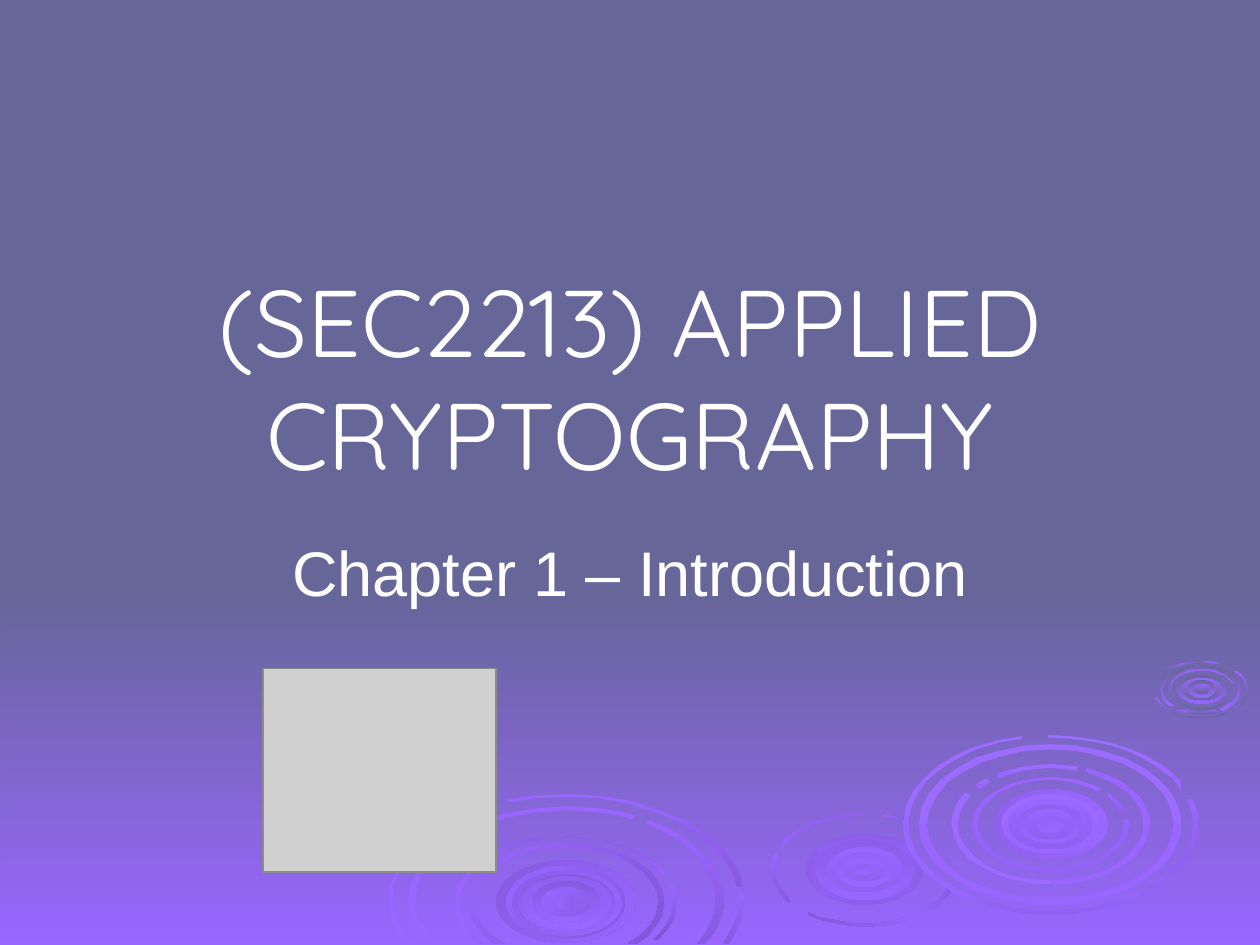
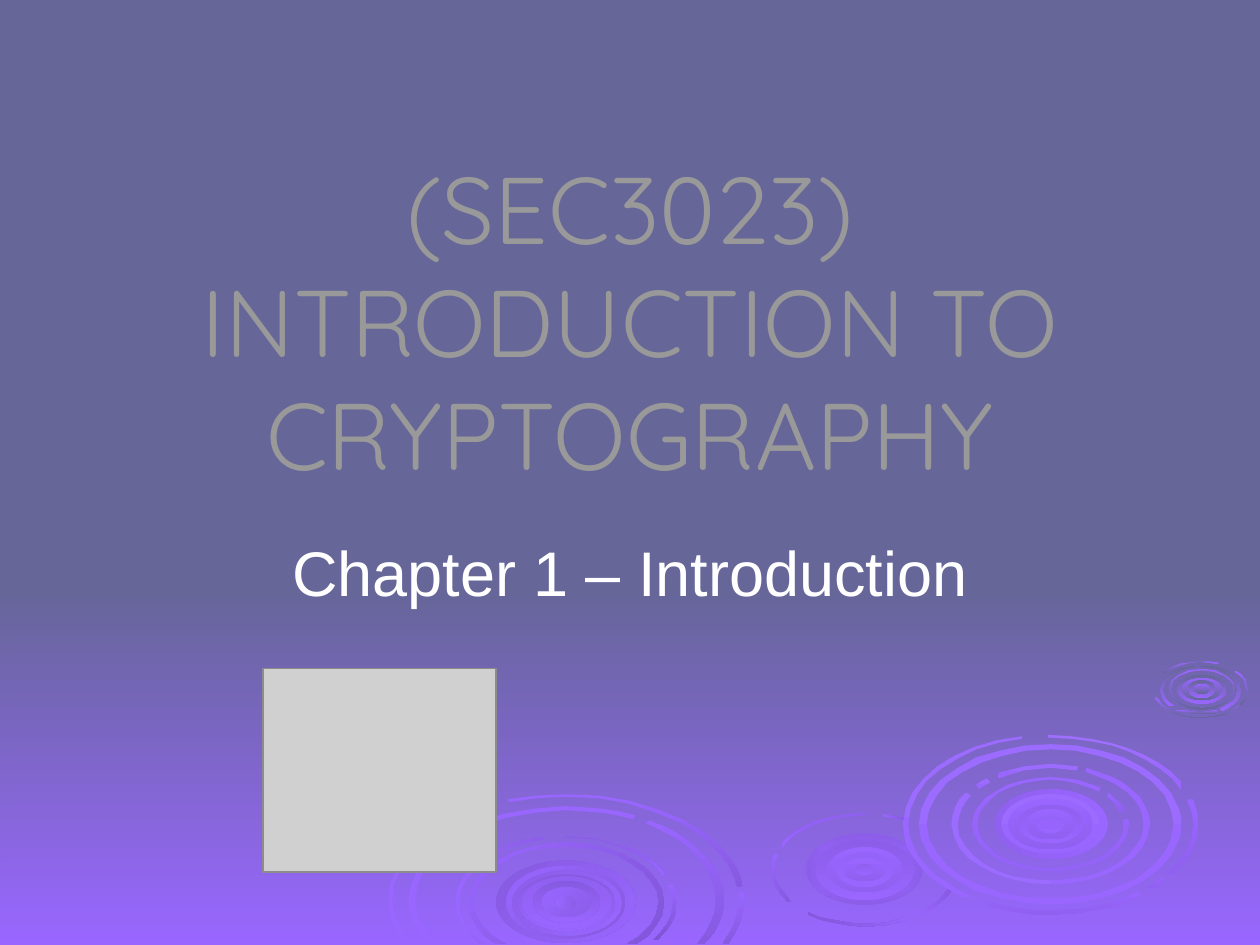
Before and after one commit to HatimAlsuwat/HatimAlsuwat.github.io, a slide deck: slide 1 of IntroductionToCryptography/ch01.ppt. Drawn at 1260x945 pixels with LibreOffice and Linux fonts; fonts in the diff are those of the drawing; grey boxes stand for pictures; background and template pictures are left out. Boxes give left, top, right and bottom in pixels: in the first picture for what was removed or moved away, otherwise in the second. Text is boxed around its words. In the diff, an @@ line names an element or a change of style, - is before the commit and + after.

Commit message:
cc

```diff
--- a/IntroductionToCryptography/ch01.ppt
+++ b/IntroductionToCryptography/ch01.ppt
@@ title at box(202, 177, 1059, 471): text changed; text colour #FFFFFF to #999999 @@
-(SEC2213) APPLIED CRYPTOGRAPHY
+(SEC3023) INTRODUCTION TO CRYPTOGRAPHY
```
